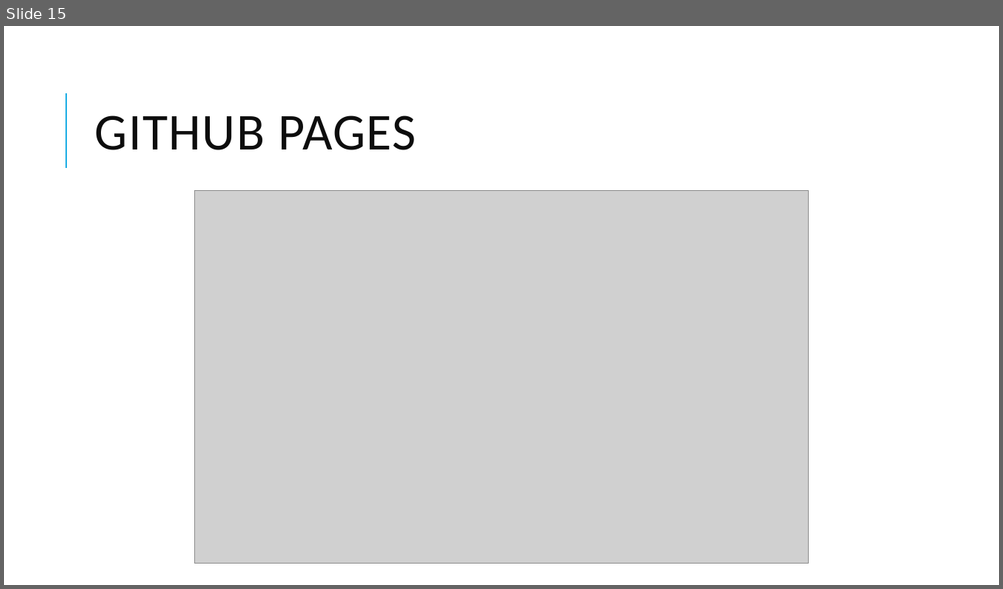
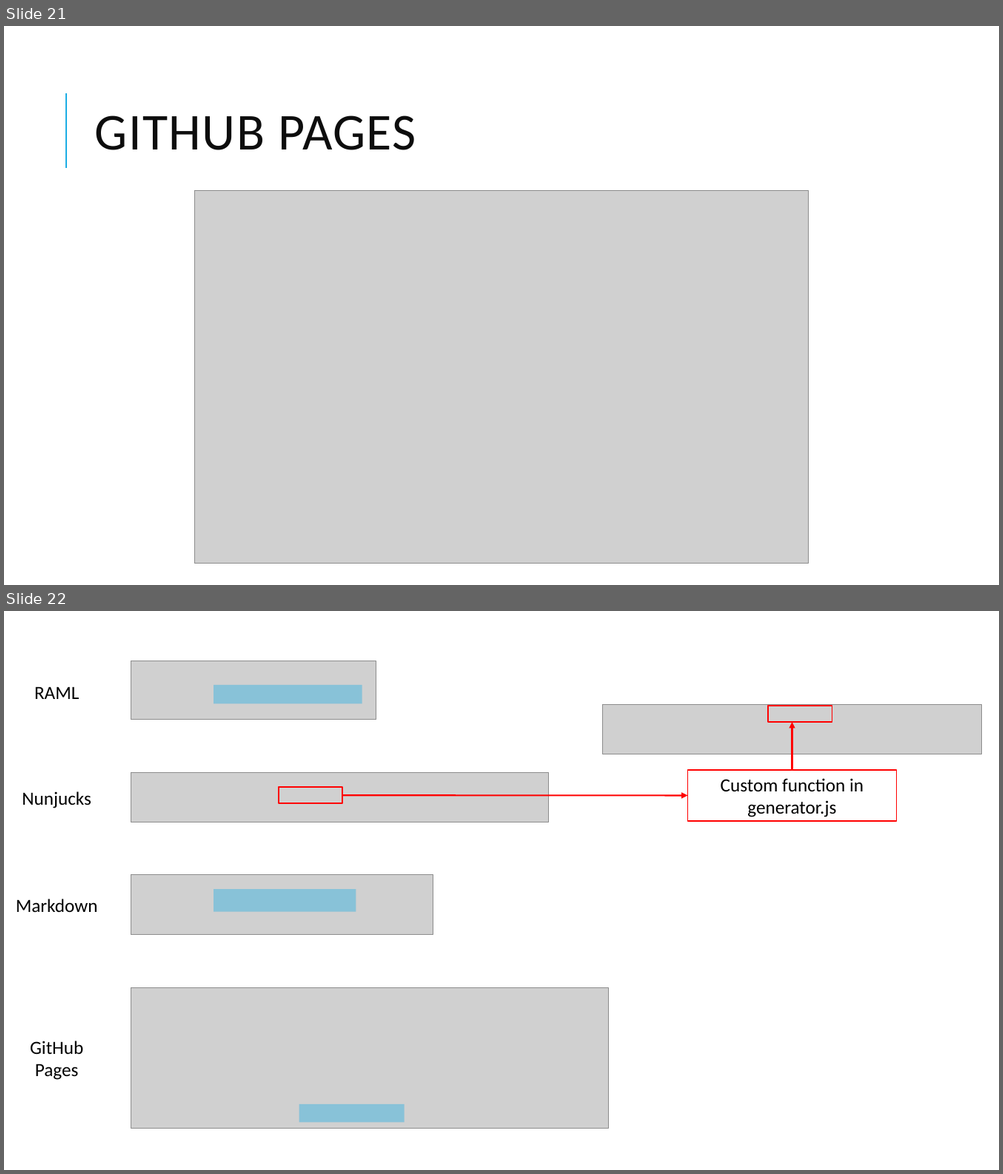
Before and after one commit to thm-design/node-tutorial, a slide deck: Learn Node.pptx. Shown one above the other, each under a label of ours: slide 15 before the commit, slides 21 and 22 after it. The pictures are 1003x589 and 1003x1174 pixels, drawn with LibreOffice and Linux fonts; fonts in the diff are those of the drawing; grey boxes stand for pictures. Boxes give left, top, right and bottom in pixels: in the first picture for what was removed or moved away, otherwise in the second. Text is boxed around its words. In the diff, an @@ line names an element or a change of style, - is before the commit and + after.

```diff
--- a/Learn Node.pptx
+++ b/Learn Node.pptx
@@ slide 22 added at box(4, 611, 999, 1170), background #FFFFFF @@
@@ rectangle added at box(4, 671, 109, 712), outline #FFFFFF 1.25 pt, 18 pt, text #000000 @@
+RAML
@@ picture added at box(131, 661, 376, 719) @@
@@ rectangle added at box(213, 685, 362, 703), fill #1CADE4 at 40% opacity @@
@@ picture added at box(603, 704, 982, 754) @@
@@ rectangle added at box(768, 706, 832, 722), outline #FF0000 1.25 pt @@
@@ arrow added from (792, 770) to (792, 722), #FF0000 1.5 pt @@
@@ rectangle added at box(4, 777, 109, 819), outline #FFFFFF 1.25 pt, 18 pt, text #000000 @@
+Nunjucks
@@ picture added at box(131, 773, 549, 822) @@
@@ rectangle added at box(279, 787, 343, 803), outline #FF0000 1.25 pt @@
@@ rectangle added at box(688, 770, 896, 820), outline #FF0000 1.25 pt, 18 pt, text #000000 @@
+Custom function in generator.js
@@ arrow added from (343, 795) to (688, 795), #FF0000 1.5 pt @@
@@ picture added at box(131, 875, 433, 936) @@
@@ rectangle added at box(4, 884, 109, 925), outline #FFFFFF 1.25 pt, 18 pt, text #000000 @@
+Markdown
@@ rectangle added at box(213, 889, 356, 911), fill #1CADE4 at 40% opacity @@
@@ picture added at box(131, 988, 609, 1128) @@
@@ rectangle added at box(4, 1038, 109, 1079), outline #FFFFFF 1.25 pt, 18 pt, text #000000 @@
+GitHub Pages
@@ rectangle added at box(299, 1105, 404, 1123), fill #1CADE4 at 40% opacity @@
@@ what was slide 15 is now slide 21 @@
```
Also in this commit, not shown: 8 slides changed, 26 other slides added, 2 slides removed, 9 other files.
